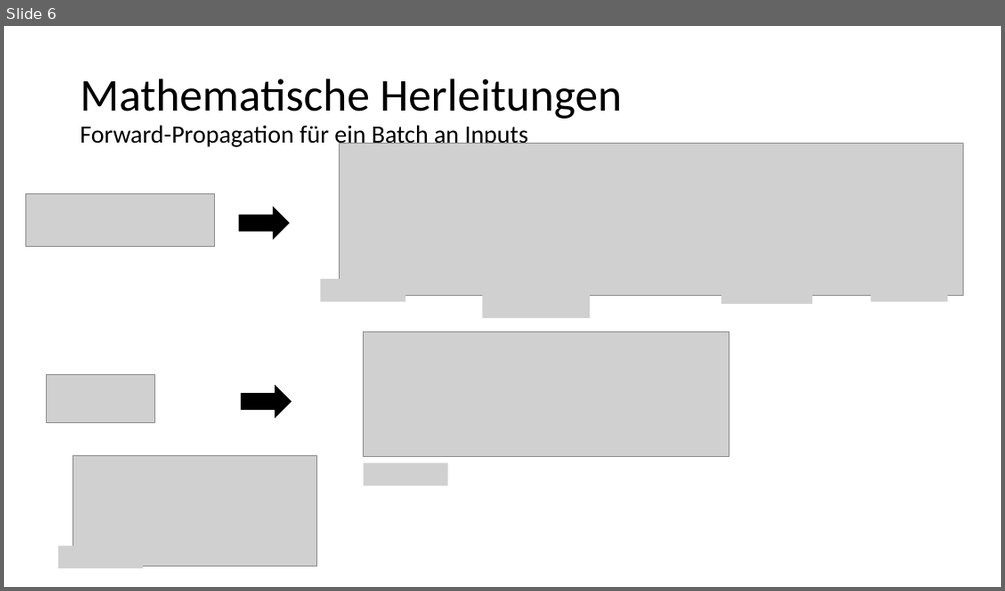
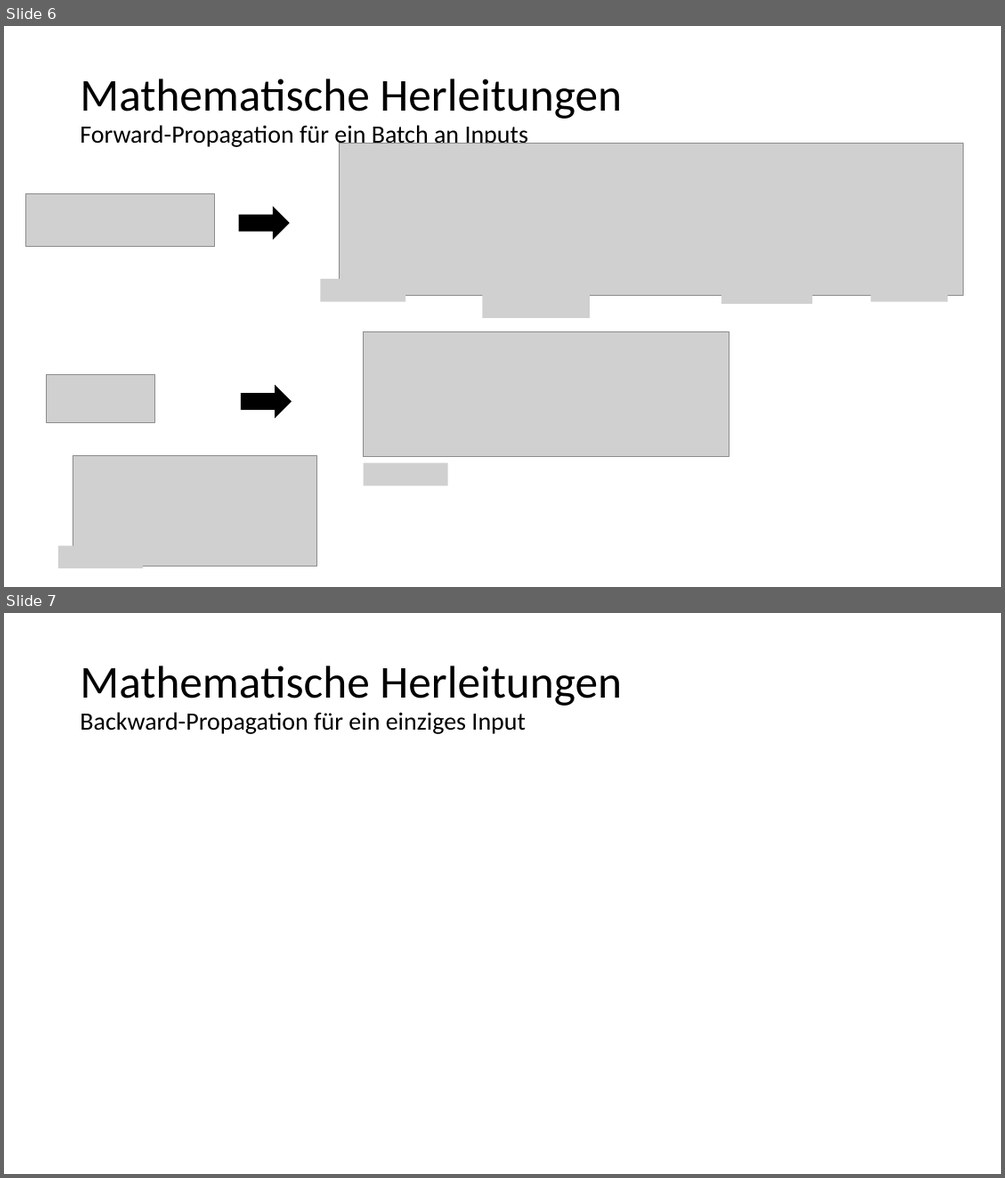
Before and after one commit to kevinsuedmersen/neural_networks_from_scratch, a slide deck: theory/result_presentation.pptx. Shown one above the other, each under a label of ours: slide 6 before the commit, slides 6 and 7 after it. The pictures are 1005x591 and 1005x1178 pixels, drawn with LibreOffice and Linux fonts; fonts in the diff are those of the drawing; grey boxes stand for pictures. Boxes give left, top, right and bottom in pixels: in the first picture for what was removed or moved away, otherwise in the second. Text is boxed around its words. In the diff, an @@ line names an element or a change of style, - is before the commit and + after.

Commit message:
WIP: Explaining backprop results

```diff
--- a/theory/result_presentation.pptx
+++ b/theory/result_presentation.pptx
@@ slide 7 added at [4,613,1001,1174], background #FFFFFF @@
@@ title added at [80,666,622,734], 24 pt, text #000000 @@
+Mathematische Herleitungen
+Backward-Propagation für ein einziges Input
```
